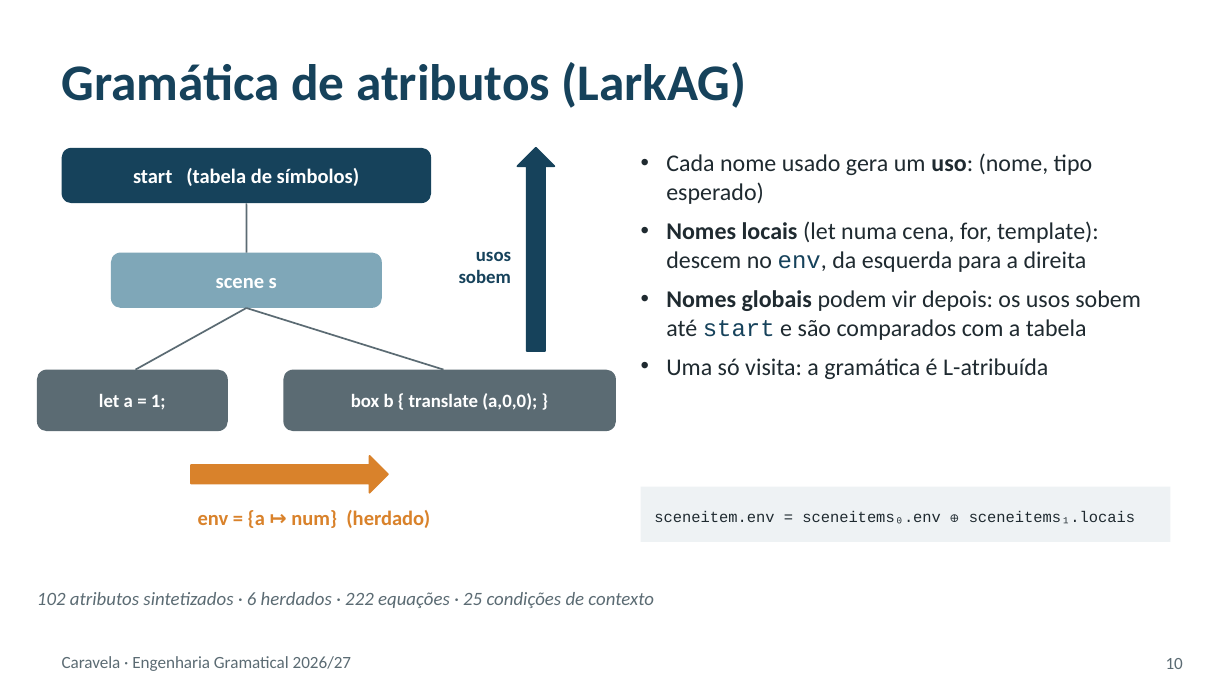
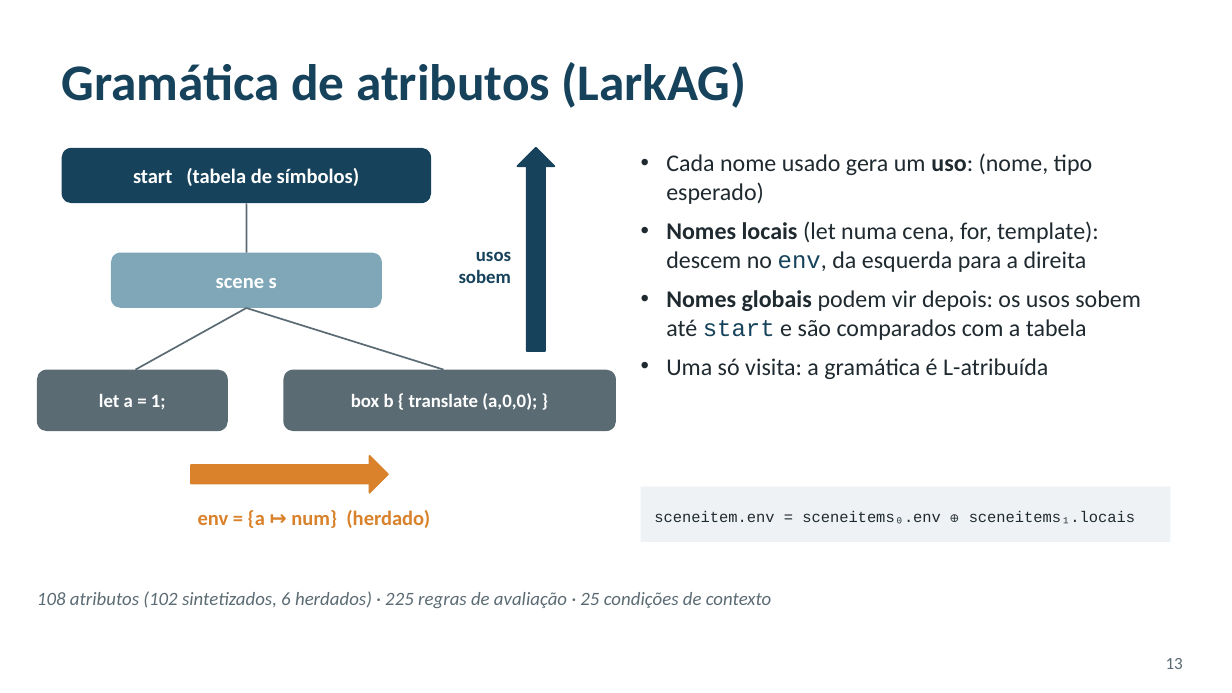
Before and after one commit to RafaelaAntunes17/trabalho_EG, a slide deck: slide 13 of Fase _I/Apresentacao_Caravela_v2.pptx (slide 10 before the commit). Drawn at 1232x693 pixels with LibreOffice and Linux fonts; fonts in the diff are those of the drawing. Boxes give left, top, right and bottom in pixels: in the first picture for what was removed or moved away, otherwise in the second. Text is boxed around its words. In the diff, an @@ line names an element or a change of style, - is before the commit and + after.

```diff
--- a/Fase _I/Apresentacao_Caravela_v2.pptx
+++ b/Fase _I/Apresentacao_Caravela_v2.pptx
@@ text at (37, 591, 772, 608): text changed @@
-102 atributos sintetizados · 6 herdados · 222 equações · 25 condições de contexto
+108 atributos (102 sintetizados, 6 herdados) · 225 regras de avaliação · 25 condições de contexto
@@ text removed at (62, 656, 351, 671) @@
-Caravela · Engenharia Gramatical 2026/27
@@ page number at (1166, 658, 1183, 669): text changed @@
-10
+13
```
Also in this commit, not shown: 11 other slides changed, 5 slides added, 1 slide removed, 15 other files.
